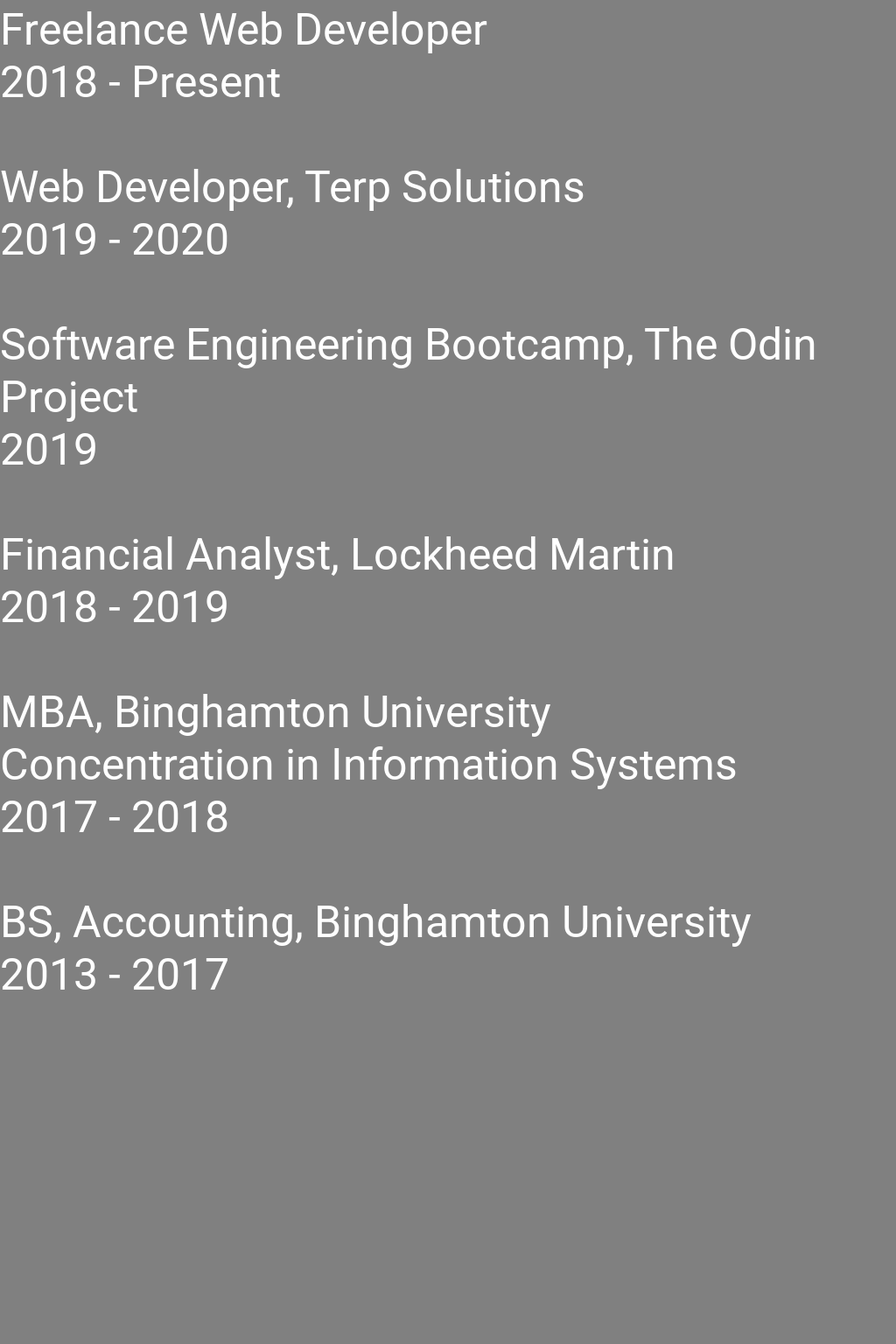
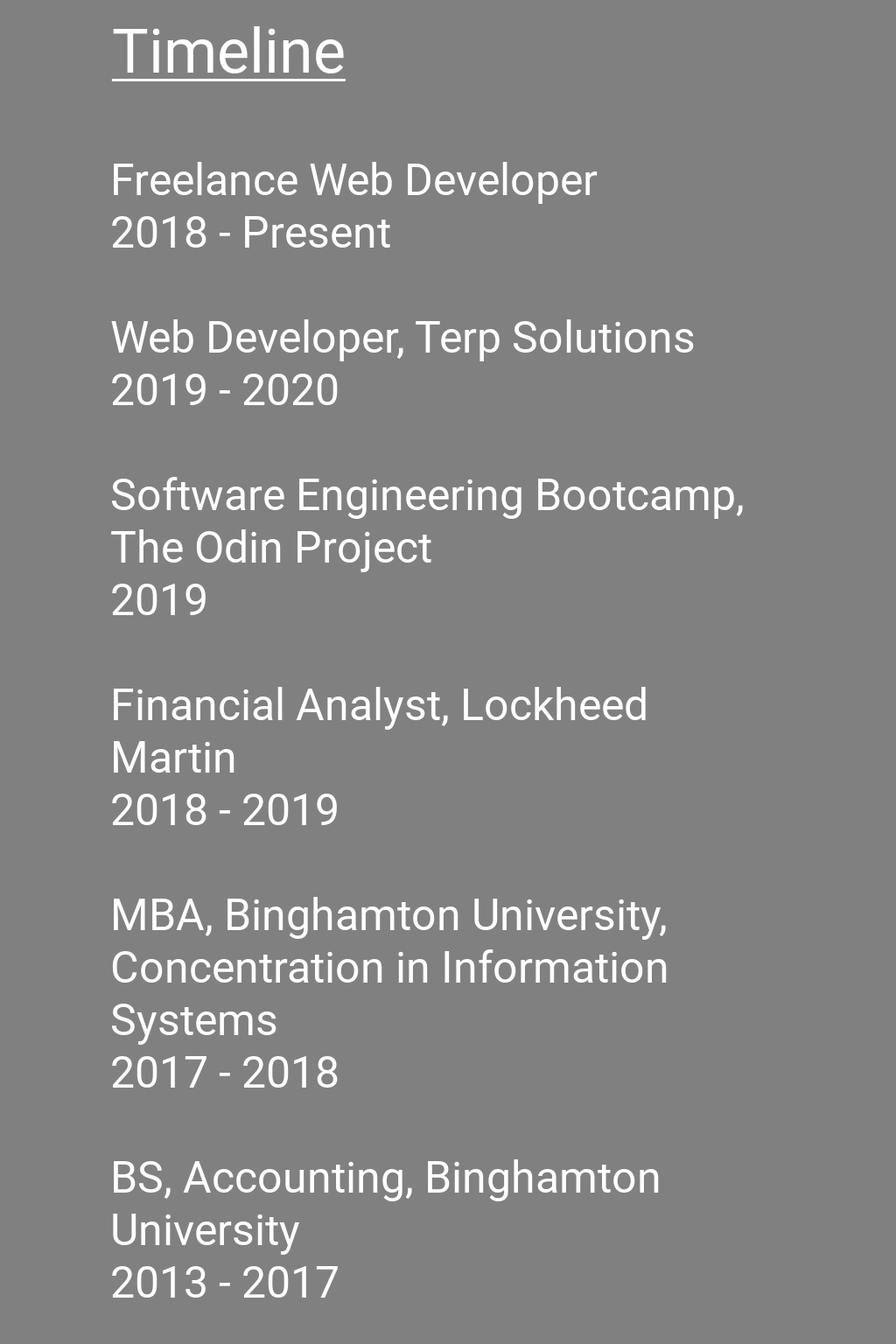
Layer changes from the first 896x1344 image to the second:
added layer "Timeline" above "Freelance Web Developer ..." over <box>111,26,346,82</box>
painted on "Freelance Web Developer ..." over <box>0,11,815,1298</box>
